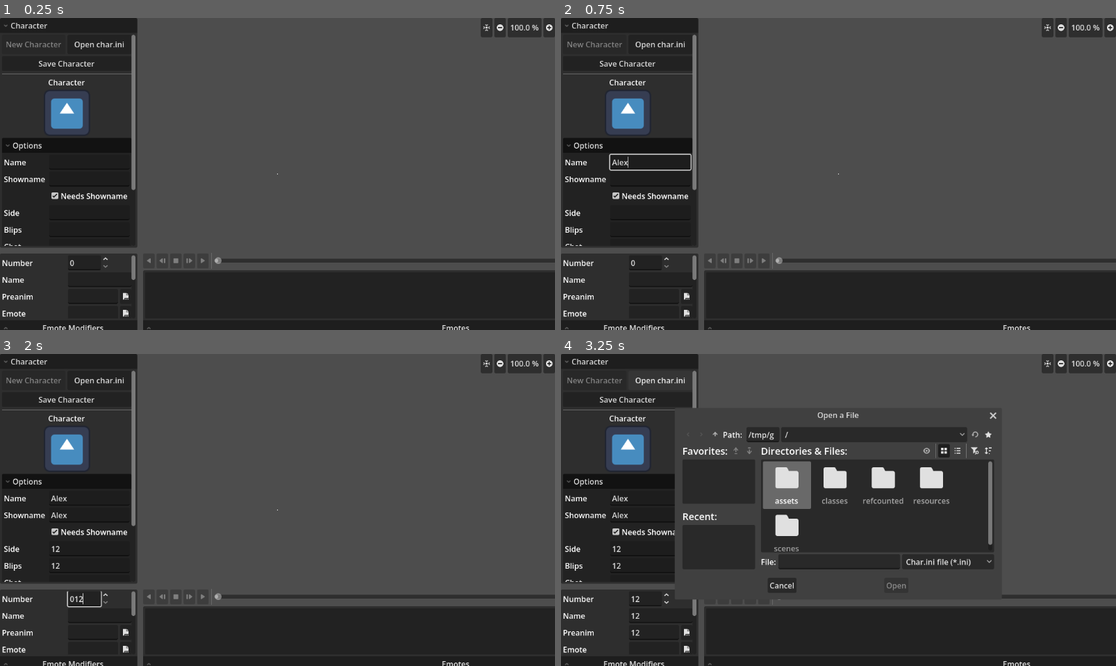
Above: before the commit, frames 1-4 (two rows, left to right).
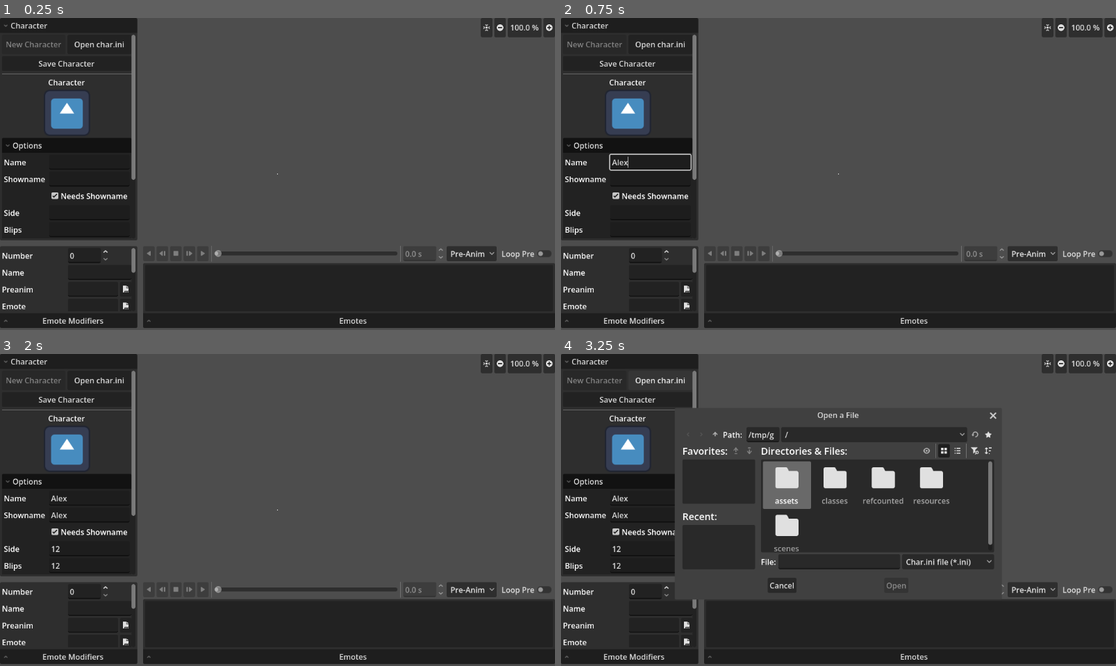
Above: after the commit, the same moments.

Repository: Crystalwarrior/KFO-CharMaker
Game: Godot game, scene res://scenes/main.tscn
Same seed, same stepped clock (60 frames per second), same inputs: the game is played once before the commit and once after it. The engine's default icon, where the game draws it, is replaced by a stand-in: a white triangle on a blue panel in a dark square.
Inputs (mouse positions are in pixels of both pictures, inside the frame that each line leads up to):
- Up to frame 1 (0.25 s): no input
- Up to frame 2 (0.75 s): click (649, 161) at 0.52 s; type "Alex" at 0.6 s
- Up to frame 3 (2 s): click (88, 516) at 0.75 s; type "Alex" at 0.83 s; click (88, 547) at 0.98 s; type "12" at 1.07 s; click (88, 566) at 1.27 s; type "12" at 1.35 s; click (88, 581) at 1.5 s; type "12" at 1.58 s; click (88, 600) at 1.73 s; type "12" at 1.82 s
- Up to frame 4 (3.25 s): click (649, 616) at 2.02 s; type "12" at 2.1 s; click (649, 631) at 2.25 s; type "12" at 2.33 s; click "Open char.ini" at 2.75 s

The runs differ from the first frame. In frame 1, 5.4% of the frame differs, in the area x 0-100%, y 51-100%; in frame 2, 5.4%; in frame 3, 5.5%; in frame 4, 4.3%.
Error in both runs: Invalid assignment of property or key 'char_name' with value of type 'String' on a base object of type 'Nil'. (res://scenes/char_converter.gd:196)

Commit message:
fix hsplitcontainer deciding to prank me

Diff:
--- a/scenes/char_converter.tscn
+++ b/scenes/char_converter.tscn
@@ -90,8 +90,6 @@
 anchors_preset = 15
 anchor_right = 1.0
 anchor_bottom = 1.0
-offset_right = 426.0
-offset_bottom = 15.0
 grow_horizontal = 2
 grow_vertical = 2
 drag_area_highlight_in_editor = true
